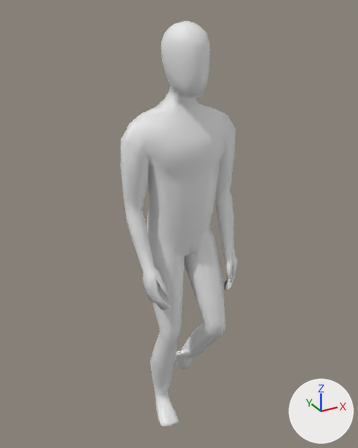
The FBX model HeroIsland/Assets/Characters/Player.fbx as it was, and as the next commit left it.
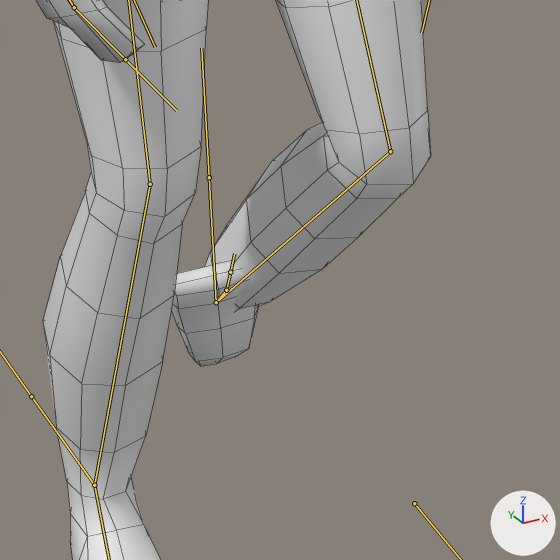
Each version is shown whole from a camera (50 mm lens) standing at (-0.913, -1.647, 1.797) and looking at (0.002, 0.018, 0.965), then close up on the part from 40% to 70% of the width and 67% to 91% of the height. Lighting does not change. The marker at lower right points along +X, +Y and +Z. Both versions are drawn at frame 19 of the action 'Armature|Walk'; the numbers are the values there. The bones that bend it are drawn over the model as lines in the close-ups. The close-ups show mesh edges as thin lines.
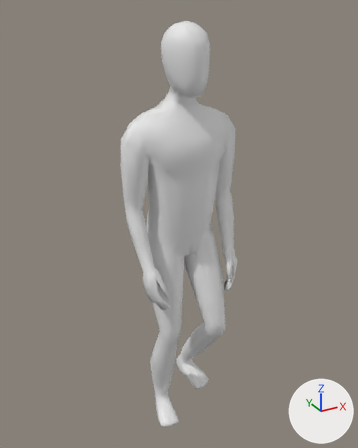
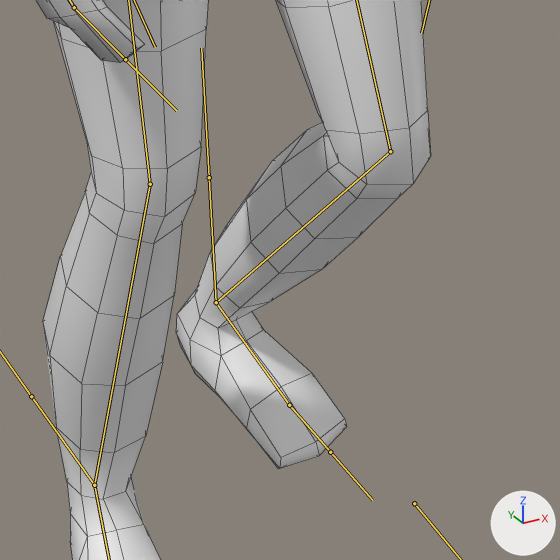
Pixel boxes [x1, y1, x2, y2] of what changed, in the close-ups (560 x 560 px):
```json
{"object": "Cube", "change": "posed", "before": [36, 0, 431, 560], "after": [36, 0, 431, 560]}
{"bone": "Foot.L", "before": "(216, 302) to (226, 290)", "after": "(216, 302) to (289, 405)"}
```

Edits to the scene script, one JSON object a line:
```json
{"block": "bone_foot_l", "where": "bone_foot_l = bpy.data.objects['Armature'].pose.bones['Foot.L']  # child of 'Lower Leg.L'"}
{"op": "set", "path": "bone_foot_l.rotation_quaternion", "old": "(0.534, 0.841, 0.038, 0.078)", "new": "(0.956, 0.28, -0.023, 0.084)", "note": "degrees (115, -5, 9) -> degrees (32, -5, 9)"}
```
